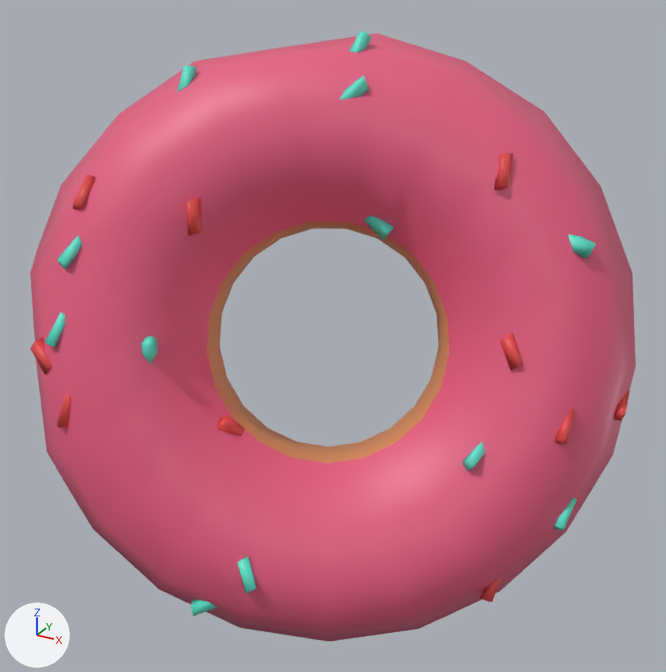
A saved change to the glTF model Xmas/assets/Donut/Donut.glb.
Rendered twice from a 50 mm camera at (0.48, -0.936, 0.854) aimed at (0.053, -0.16, 0.466). Arrows for +X, +Y and +Z are at lower left; the lights stay in place. The picture after the commit comes second.

Objects in the first picture: 'Donut1.1', 'Donut1.2', 'Donut1.3', 'Donut1.4', '平面'.
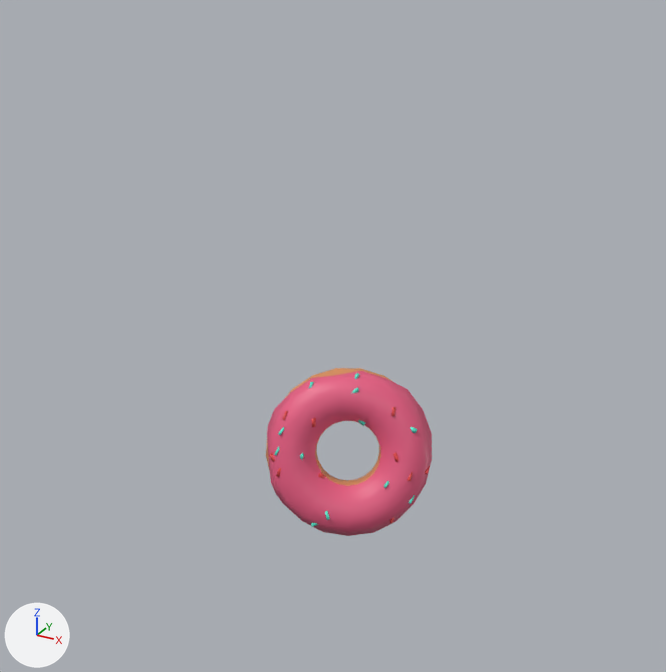
ob_空白 is not drawn itself; it is the parent of ob_空白_001.

Pixel boxes (x1, y1, x2, y2) of what changed, in the pictures (666 x 672 px):
'Donut1.2', rescaled (73% narrower, 73% shorter): before (30, 33, 636, 642); after (267, 371, 432, 536)
'Donut1.1', rescaled: before (207, 222, 449, 463); after (266, 368, 393, 486)
'Donut1.3', rescaled (74% narrower, 74% shorter): before (45, 31, 596, 616); after (274, 373, 417, 527)
'Donut1.4', rescaled (73% narrower, 74% shorter): before (30, 153, 630, 602); after (269, 407, 430, 523)

The edits, one by one:
Object '空白' (ob_空白) is rescaled from (0.3, 0.3, 0.3) to (0.1, 0.1, 0.1).
